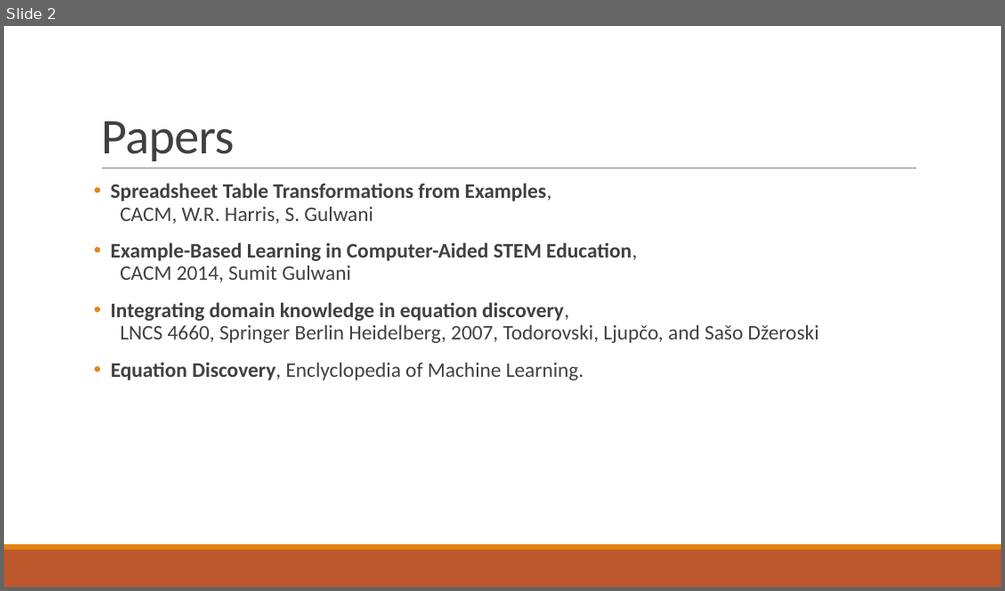
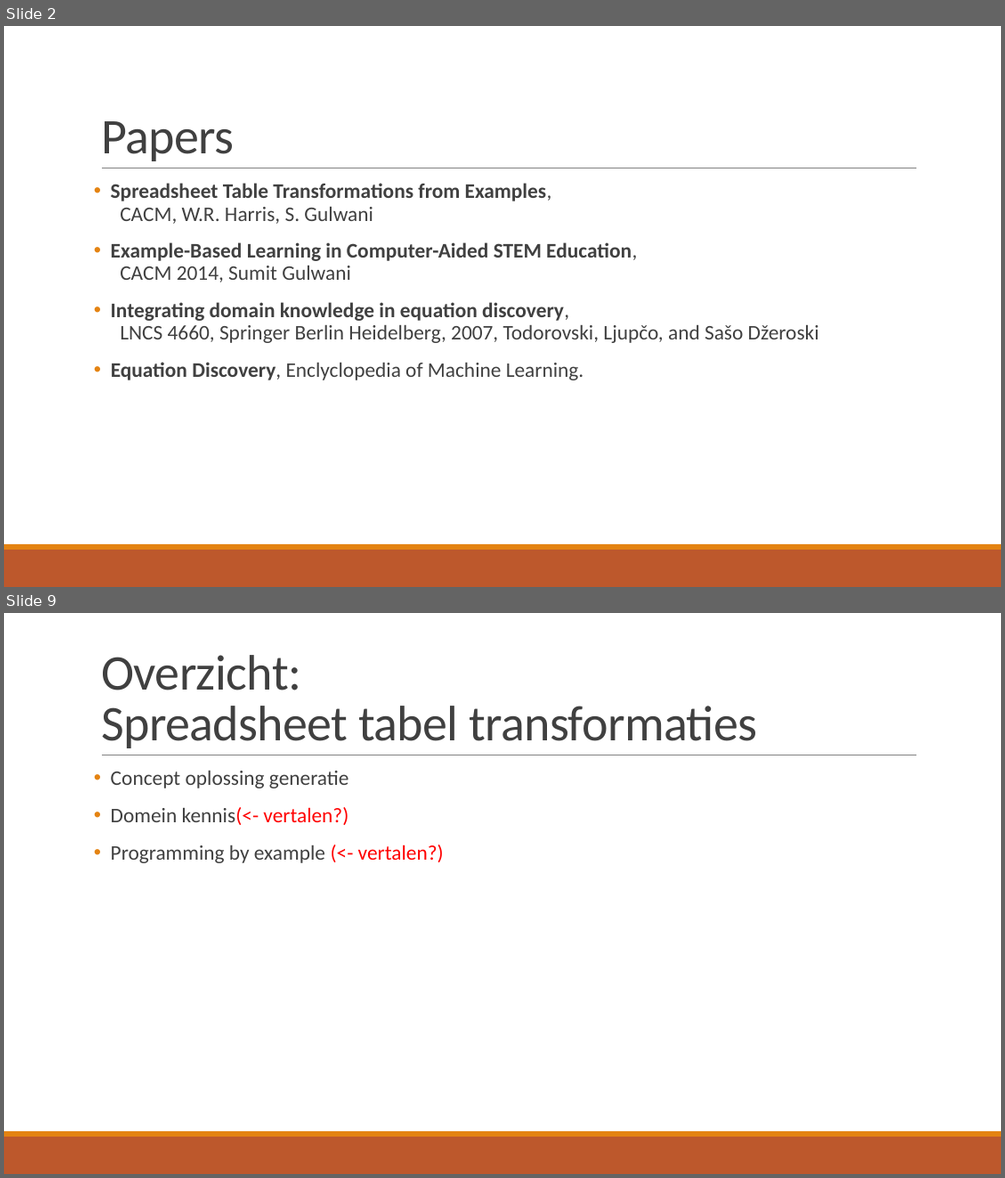
Before and after one commit to TomDeGroote/Bachelorproef, a slide deck: Opdracht 2/Literatuurstudie.pptx. Shown one above the other, each under a label of ours: slide 2 before the commit, slides 2 and 9 after it; the slides between them are not shown. The pictures are 1005x591 and 1005x1178 pixels, drawn with LibreOffice and Linux fonts; fonts in the diff are those of the drawing. Boxes give left, top, right and bottom in pixels: in the first picture for what was removed or moved away, otherwise in the second. Text is boxed around its words. In the diff, an @@ line names an element or a change of style, - is before the commit and + after.

```diff
--- a/Opdracht 2/Literatuurstudie.pptx
+++ b/Opdracht 2/Literatuurstudie.pptx
@@ slide 9 added at (x1=4, y1=613, x2=1001, y2=1174), background #FFFFFF; not listed: 3 template elements that a slide beside it also shows @@
@@ title added at (x1=101, y1=655, x2=757, y2=748), 48 pt, text #404040 @@
+Overzicht:
+Spreadsheet tabel transformaties
@@ text added at (x1=111, y1=771, x2=444, y2=863), 20 pt, text #404040 @@
+• Concept oplossing generatie
+• Domein kennis(<- vertalen?)
+• Programming by example (<- vertalen?)
```
Also in this commit, not shown: 1 slide changed, 23 other slides added.
